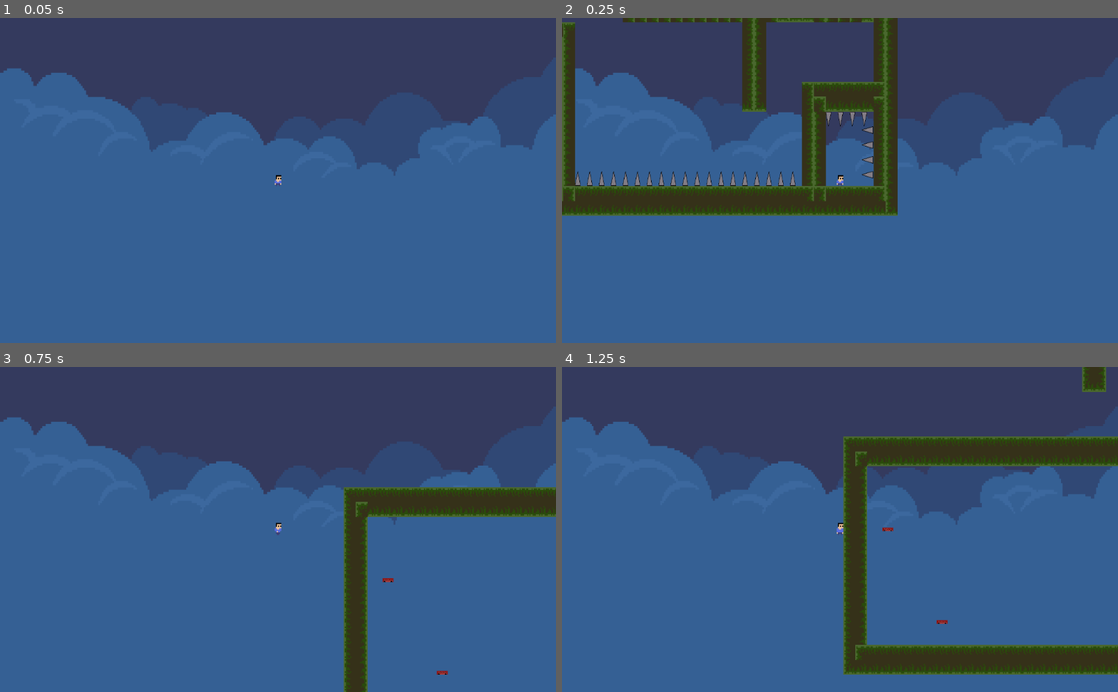
Above: before the commit, frames 1-4 (two rows, left to right).
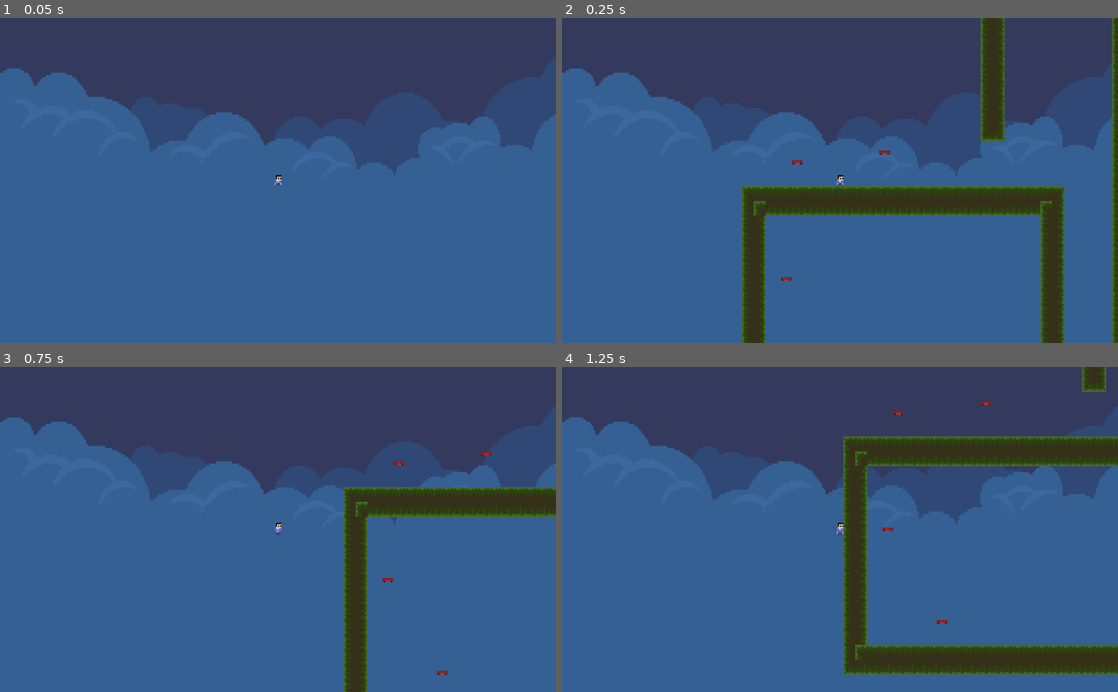
Above: after the commit, the same moments.

Repository: AeolusFS/Seal
Game: Godot game, scene res://Scene/Video.tscn
Two runs of this game, one before a commit and one after it. Both use one fixed random seed, a clock stepped at 60 frames per second and the inputs below. Video files are missing from this copy of the repository; at most half a second of black plays in their place.
Inputs:
- Up to frame 1 (0.05 s): no input
- Up to frame 2 (0.25 s): no input
- Up to frame 3 (0.75 s): tap Enter at 0.5 s; hold Right (ui_right) from 0.53 s (still down); hold R (Key_R) from 0.53 s (still down)
- Up to frame 4 (1.25 s): keep holding Right (ui_right); keep holding R (Key_R); tap Up (ui_up) at 0.77 s

Frame 1 is identical in both runs. In frame 2, 20% of the frame differs, in the area x 0-100%, y 0-100%; in frame 3, less than 0.1%; in frame 4, less than 0.1%.

Commit message:
left right

Diff:
--- a/Seals/Scene/World.tscn
+++ b/Seals/Scene/World.tscn
@@ -20,8 +20,10 @@
 [ext_resource path="res://Art/cier.png" type="Texture" id=18]
 [ext_resource path="res://Art/diary_book.png" type="Texture" id=19]
 [ext_resource path="res://Environment/Sky5.png" type="Texture" id=20]
-
-[sub_resource type="SpriteFrames" id=38]
+[ext_resource path="res://Script/LSP.gd" type="Script" id=21]
+[ext_resource path="res://Script/RSP.gd" type="Script" id=22]
+
+[sub_resource type="SpriteFrames" id=1]
 animations = [ {
 "frames": [ ExtResource( 6 ), ExtResource( 7 ) ],
 "loop": true,
@@ -34,18 +36,12 @@
 "speed": 10.0
 } ]
 
-[sub_resource type="RectangleShape2D" id=39]
+[sub_resource type="RectangleShape2D" id=2]
 extents = Vector2( 9.35645, 14.171 )
 
-[sub_resource type="ConvexPolygonShape2D" id=1]
+[sub_resource type="ConvexPolygonShape2D" id=3]
 points = PoolVector2Array( 32, 32, 0, 32, 0, 32, 32, 32 )
 
-[sub_resource type="ConvexPolygonShape2D" id=2]
-points = PoolVector2Array( 0, 0, 32, 0, 32, 32, 0, 32 )
-
-[sub_resource type="ConvexPolygonShape2D" id=3]
-points = PoolVector2Array( 0, 0, 32, 0, 32, 32, 0, 32 )
-
 [sub_resource type="ConvexPolygonShape2D" id=4]
 points = PoolVector2Array( 0, 0, 32, 0, 32, 32, 0, 32 )
 
@@ -71,14 +67,14 @@
 points = PoolVector2Array( 0, 0, 32, 0, 32, 32, 0, 32 )
 
 [sub_resource type="ConvexPolygonShape2D" id=12]
+points = PoolVector2Array( 0, 0, 32, 0, 32, 32, 0, 32 )
+
+[sub_resource type="ConvexPolygonShape2D" id=13]
+points = PoolVector2Array( 0, 0, 32, 0, 32, 32, 0, 32 )
+
+[sub_resource type="ConvexPolygonShape2D" id=14]
 points = PoolVector2Array( 32, 32, 0, 32, 0, 0, 32, 0 )
 
-[sub_resource type="ConvexPolygonShape2D" id=13]
-points = PoolVector2Array( 0, 0, 32, 0, 32, 32, 0, 32 )
-
-[sub_resource type="ConvexPolygonShape2D" id=14]
-points = PoolVector2Array( 0, 0, 32, 0, 32, 32, 0, 32 )
-
 [sub_resource type="ConvexPolygonShape2D" id=15]
 points = PoolVector2Array( 0, 0, 32, 0, 32, 32, 0, 32 )
 
@@ -94,7 +90,13 @@
 [sub_resource type="ConvexPolygonShape2D" id=19]
 points = PoolVector2Array( 0, 0, 32, 0, 32, 32, 0, 32 )
 
-[sub_resource type="TileSet" id=20]
+[sub_resource type="ConvexPolygonShape2D" id=20]
+points = PoolVector2Array( 0, 0, 32, 0, 32, 32, 0, 32 )
+
+[sub_resource type="ConvexPolygonShape2D" id=21]
+points = PoolVector2Array( 0, 0, 32, 0, 32, 32, 0, 32 )
+
+[sub_resource type="TileSet" id=22]
 9/name = "grass.png 9"
 9/texture = ExtResource( 2 )
 9/tex_offset = Vector2( 0, 0 )
@@ -280,18 +282,12 @@
 "autotile_coord": Vector2( 0, 0 ),
 "one_way": false,
 "one_way_margin": 1.0,
-"shape": SubResource( 24 ),
+"shape": SubResource( 26 ),
 "shape_transform": Transform2D( 1, 0, 0, 1, 0, 0 )
 } ]
 1/z_index = 0
 
-[sub_resource type="RectangleShape2D" id=26]
-
-[sub_resource type="ConvexPolygonShape2D" id=27]
-points = PoolVector2Array( 0, 0, 32, 0, 32, 32, 0, 32 )
-
-[sub_resource type="ConvexPolygonShape2D" id=28]
-points = PoolVector2Array( 0, 0, 32, 0, 32, 32, 0, 32 )
+[sub_resource type="RectangleShape2D" id=28]
 
 [sub_resource type="ConvexPolygonShape2D" id=29]
 points = PoolVector2Array( 0, 0, 32, 0, 32, 32, 0, 32 )
@@ -314,7 +310,13 @@
 [sub_resource type="ConvexPolygonShape2D" id=35]
 points = PoolVector2Array( 0, 0, 32, 0, 32, 32, 0, 32 )
 
-[sub_resource type="TileSet" id=36]
+[sub_resource type="ConvexPolygonShape2D" id=36]
+points = PoolVector2Array( 0, 0, 32, 0, 32, 32, 0, 32 )
+
+[sub_resource type="ConvexPolygonShape2D" id=37]
+points = PoolVector2Array( 0, 0, 32, 0, 32, 32, 0, 32 )
+
+[sub_resource type="TileSet" id=38]
 0/name = "dirt.png 0"
 0/texture = ExtResource( 3 )
 0/tex_offset = Vector2( 0, 0 )
@@ -404,7 +406,7 @@
 script = ExtResource( 1 )
 
 [node name="Player" type="KinematicBody2D" parent="."]
-position = Vector2( 1590.85, 1315.98 )
+position = Vector2( 435.916, -86.8107 )
 script = ExtResource( 5 )
 __meta__ = {
 "_edit_group_": true
@@ -1059,12 +1061,42 @@
 }
 
 [node name="Spring_sprite" type="AnimatedSprite" parent="InnerBSpring10"]
-frames = SubResource( 21 )
+frames = SubResource( 23 )
 animation = "down"
 
 [node name="CollisionShape2D" type="CollisionShape2D" parent="InnerBSpring10"]
 position = Vector2( 0, 8 )
-shape = SubResource( 22 )
+shape = SubResource( 24 )
+
+[node name="LSP" type="Area2D" parent="."]
+position = Vector2( 317.25, -131.5 )
+script = ExtResource( 21 )
+__meta__ = {
+"_edit_group_": true
+}
+
+[node name="Spring_sprite" type="AnimatedSprite" parent="LSP"]
+frames = SubResource( 23 )
+animation = "down"
+
+[node name="CollisionShape2D" type="CollisionShape2D" parent="LSP"]
+position = Vector2( 0, 8 )
+shape = SubResource( 24 )
+
+[node name="RSP" type="Area2D" parent="."]
+position = Vector2( 558.65, -153.051 )
+script = ExtResource( 22 )
+__meta__ = {
+"_edit_group_": true
+}
+
+[node name="Spring_sprite" type="AnimatedSprite" parent="RSP"]
+frames = SubResource( 23 )
+animation = "down"
+
+[node name="CollisionShape2D" type="CollisionShape2D" parent="RSP"]
+position = Vector2( 0, 8 )
+shape = SubResource( 24 )
 
 [node name="books" type="Node" parent="."]
 
@@ -1255,3 +1287,11 @@
 [connection signal="body_exited" from="InnerBSpring10" to="InnerBSpring10" method="_on_Spring_body_exited"]
 [connection signal="body_shape_entered" from="InnerBSpring10" to="InnerBSpring10" method="_on_Spring_body_shape_entered"]
 [connection signal="hit_up" from="InnerBSpring10" to="Player" method="_on_BSpring_hit_up"]
+[connection signal="body_entered" from="LSP" to="LSP" method="_on_Spring_body_entered"]
+[connection signal="body_exited" from="LSP" to="LSP" method="_on_Spring_body_exited"]
+[connection signal="body_shape_entered" from="LSP" to="LSP" method="_on_Spring_body_shape_entered"]
+[connection signal="hit_left" from="LSP" to="Player" method="_on_LSP_hit_left"]
+[connection signal="body_entered" from="RSP" to="RSP" method="_on_Spring_body_entered"]
+[connection signal="body_exited" from="RSP" to="RSP" method="_on_Spring_body_exited"]
+[connection signal="body_shape_entered" from="RSP" to="RSP" method="_on_Spring_body_shape_entered"]
+[connection signal="hit_right" from="RSP" to="Player" method="_on_RSP_hit_right"]
--- /dev/null
+++ b/Seals/Script/LSP.gd
@@ -0,0 +1,30 @@
+extends Area2D
+
+signal hit_left
+
+# Declare member variables here. Examples:
+# var a = 2
+# var b = "text"
+onready var spring_anim = get_node("Spring_sprite")
+
+# Called when the node enters the scene tree for the first time.
+func _ready():
+	pass # Replace with function body.
+
+
+# Called every frame. 'delta' is the elapsed time since the previous frame.
+#func _process(delta):
+#	pass
+
+
+func _on_Spring_body_shape_entered(body_id, body, body_shape, area_shape):
+
+	emit_signal("hit_left")     # send signal
+	#$CollisionShape2D.set_deferred("disabled", true)   # forbid collision
+
+
+
+func _on_Spring_body_entered(body):
+	if body.name == "Player":
+		spring_anim.set_frame(0)
+		spring_anim.play("up")
--- a/Seals/Script/Player.gd
+++ b/Seals/Script/Player.gd
@@ -11,6 +11,7 @@
 var on_wall_l = false
 var on_wall_r = false
 var bounce_height = 350
+var bounce_width = 1000
 onready var can_double_jump = 1
 onready var player_anim = get_node("Player_sprite")
 
@@ -22,15 +23,28 @@
 onready var tem_start_pos = Vector2(1589, 1327)
 
 func _physics_process(delta):
-
+	var direction = -1
+	var value = 0
 	if Input.is_action_pressed("ui_left"):
 		player_anim.play("walking")
 		player_anim.set_flip_h(true)
-		motion.x = max(motion.x - acceleration, -MAX_speed)
+		value = motion.x - acceleration
+		if value > 0:
+			direction = 1
+		else:
+			direction = -1
+		motion.x = min(abs(value), MAX_speed) * direction
+		#motion.x = max(motion.x - acceleration, -MAX_speed)
 	elif Input.is_action_pressed("ui_right"):
 		player_anim.play("walking")
 		player_anim.set_flip_h(false)
-		motion.x = min(motion.x + acceleration, MAX_speed)
+		value = motion.x + acceleration
+		if value > 0:
+			direction = 1
+		else:
+			direction = -1
+		motion.x = min(abs(value), MAX_speed) * direction
+		#motion.x = min(motion.x + acceleration, MAX_speed)
 	else:
 		player_anim.play("idle")
 		motion.x = lerp(motion.x, 0, 0.2)
@@ -100,3 +114,17 @@
 
 func _on_USpring_hit_down():
 	motion.y = bounce_height
+
+
+
+
+func _on_LSP_hit_left():
+	print("lll")
+	motion.x = bounce_width
+	motion.y = -bounce_height
+
+
+func _on_RSP_hit_right():
+	print("r")
+	motion.x = -bounce_width
+	motion.y = -bounce_height
--- /dev/null
+++ b/Seals/Script/RSP.gd
@@ -0,0 +1,30 @@
+extends Area2D
+
+signal hit_right
+
+# Declare member variables here. Examples:
+# var a = 2
+# var b = "text"
+onready var spring_anim = get_node("Spring_sprite")
+
+# Called when the node enters the scene tree for the first time.
+func _ready():
+	pass # Replace with function body.
+
+
+# Called every frame. 'delta' is the elapsed time since the previous frame.
+#func _process(delta):
+#	pass
+
+
+func _on_Spring_body_shape_entered(body_id, body, body_shape, area_shape):
+
+	emit_signal("hit_right")     # send signal
+	#$CollisionShape2D.set_deferred("disabled", true)   # forbid collision
+
+
+
+func _on_Spring_body_entered(body):
+	if body.name == "Player":
+		spring_anim.set_frame(0)
+		spring_anim.play("up")
Binary file added: Seals/LSpring1.png
Not shown, added: Seals/LSpring1.png.import
Binary file added: Seals/LSpring3.png
Not shown, added: Seals/LSpring3.png.import
Not shown: 45 places in Seals/Scene/World.tscn that only renumber resources
